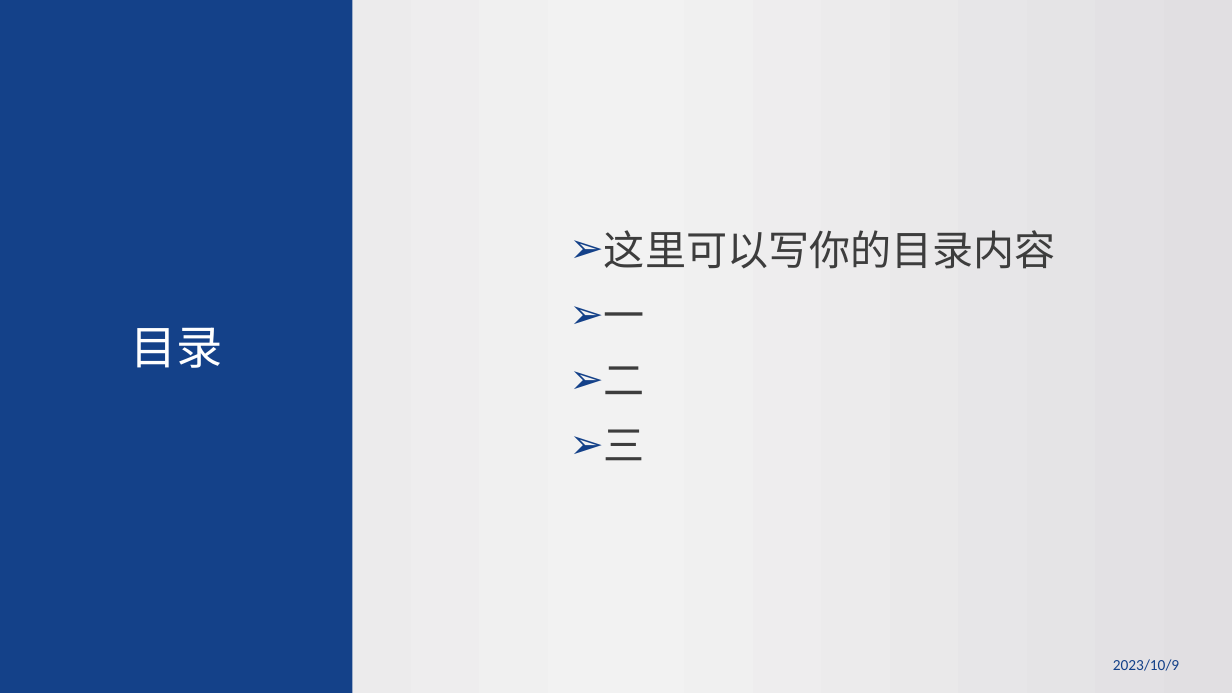
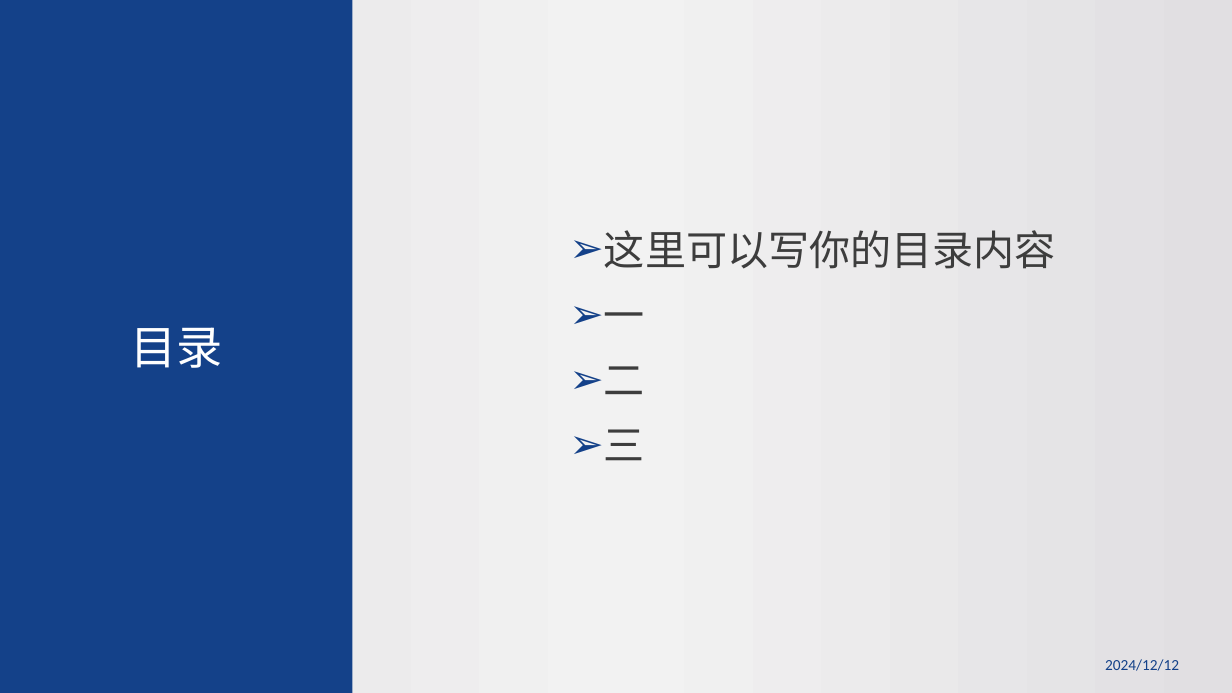
Before and after one commit to huyingjiao/HIT-PPT-Theme, a slide deck: slide 2 of 哈工大ppt模板.pptx. Drawn at 1232x693 pixels with LibreOffice and Linux fonts; fonts in the diff are those of the drawing; background and template pictures are left out. Boxes give left, top, right and bottom in pixels: in the first picture for what was removed or moved away, otherwise in the second. Text is boxed around its words. In the diff, an @@ line names an element or a change of style, - is before the commit and + after.

```diff
--- a/哈工大ppt模板.pptx
+++ b/哈工大ppt模板.pptx
@@ text at bbox=[1105, 659, 1179, 671]: text changed @@
-2023/10/9
+2024/12/12
```
Also in this commit, not shown: 4 other slides changed, 1 other file.
